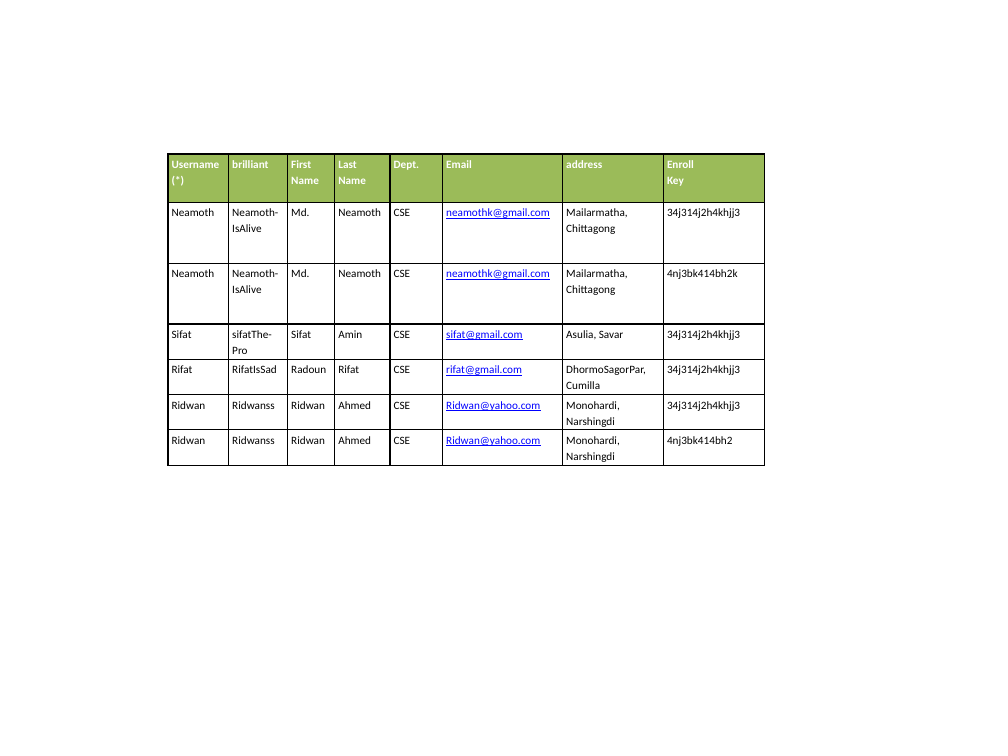
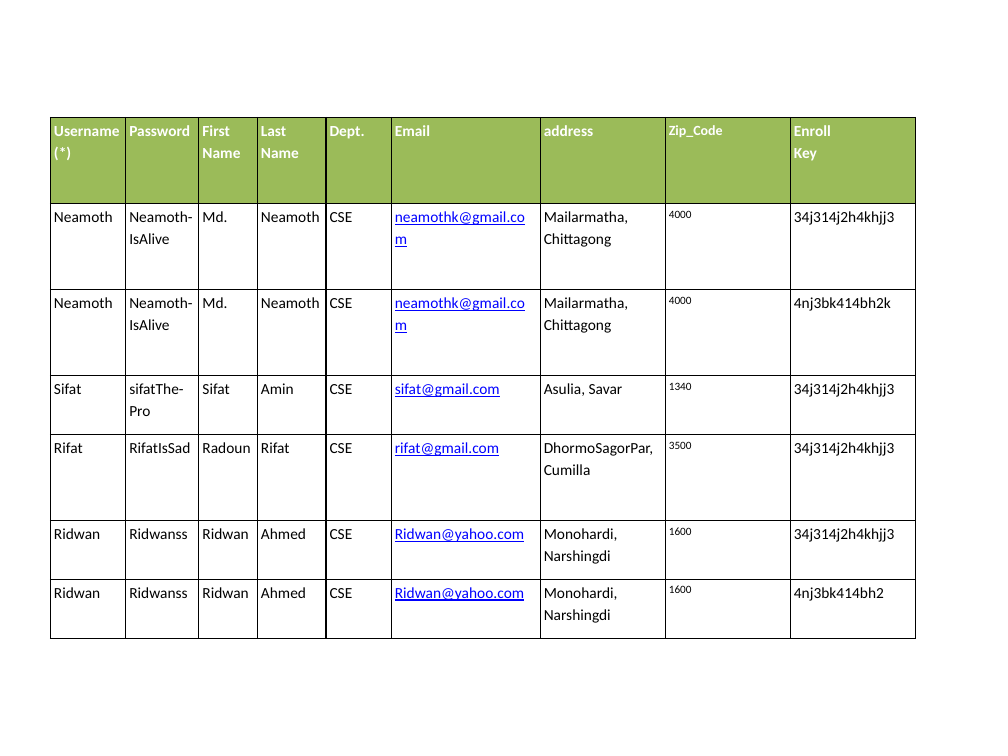
Before and after one commit to neamoth/DatabasePresentation, a slide deck: slide 3 of Presentationdata.pptx. Drawn at 1008x756 pixels with LibreOffice and Linux fonts; fonts in the diff are those of the drawing. Boxes give left, top, right and bottom in pixels: in the first picture for what was removed or moved away, otherwise in the second. Text is boxed around its words. In the diff, an @@ line names an element or a change of style, - is before the commit and + after.

```diff
--- a/Presentationdata.pptx
+++ b/Presentationdata.pptx
@@ table at <box>50,118,916,639</box> @@
-column 2, row 1: brilliant
+column 2, row 1: Password
+column 8: Zip_Code | 4000 | 4000 | 1340 | 3500 | 1600 | 1600
@@ table: place and size @@
-table at <box>168,154,765,466</box>
+table at <box>50,118,916,639</box>
```
Also in this commit, not shown: 4 other slides changed, 2 slides added, 10 other files.
